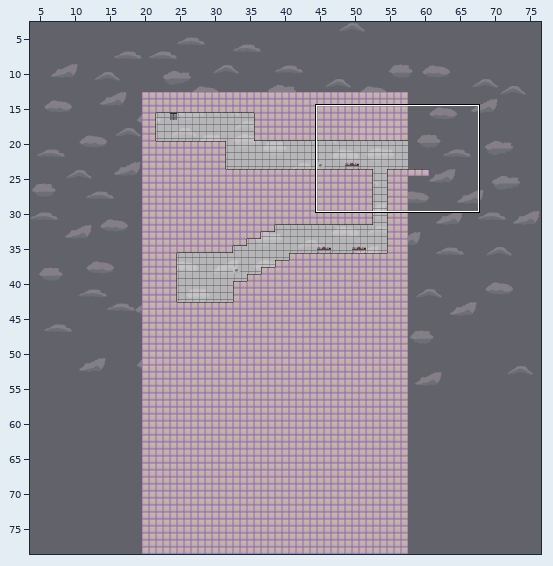
Tiled map: Gravity Xscape/Assets/SuperTiled2Unity/Import(GE)/1st_Level.tmx. The first picture is a wide view before the edit; the outline marks the close-up.
Close-up. The starting point:
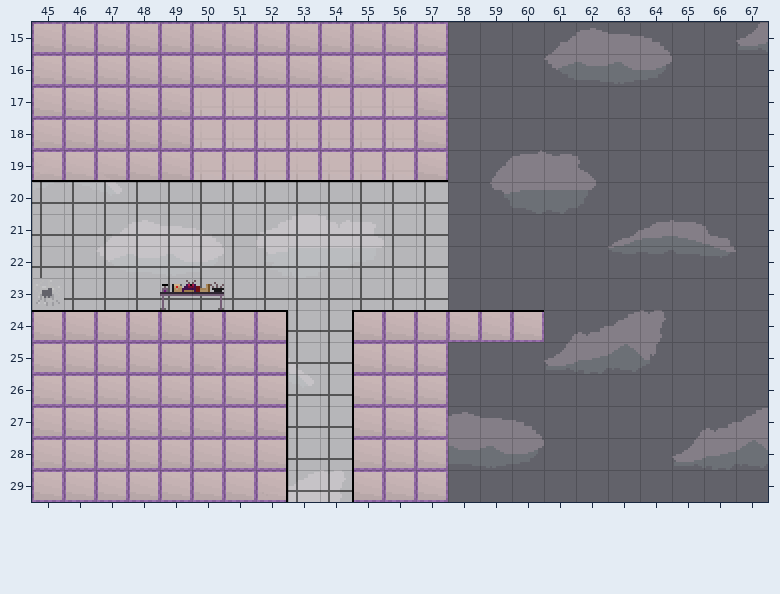
Cells are 16x16 px. Shown: x 45..67, y 15..29.
The same view after the edit:
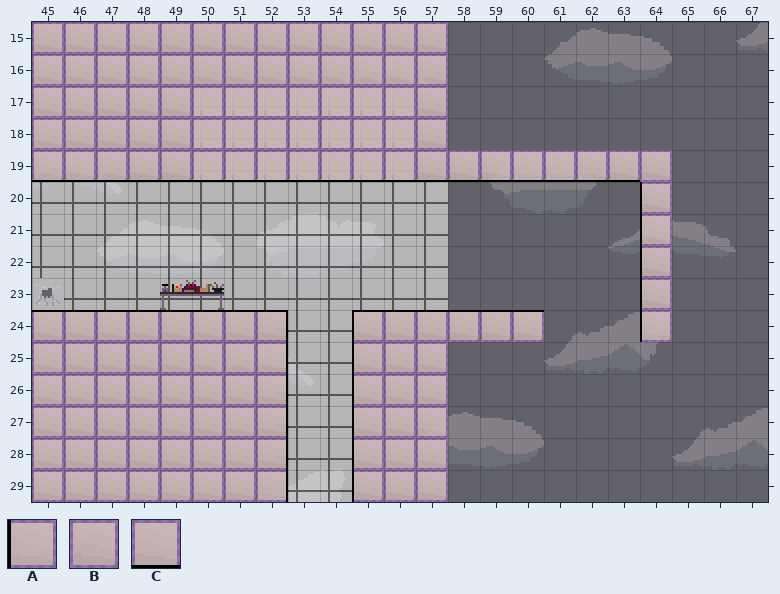
Key: from "Final_Update_1": A 5, B 6, C 11.
_ is an empty cell.
See-through tiles are keyed as they look on the map.
The exact change:
Changed rows in their new state; . is an unchanged cell.
Layer "Level_Collider_Ground":
first column x 58:
19 CCCCCCB
20 ......A
21 ......A
22 ......A
23 ......A
24 ......A
Changed places in both close-ups, as pixel boxes (x1, y1, x2, y2):
added: (448, 150, 672, 342)
